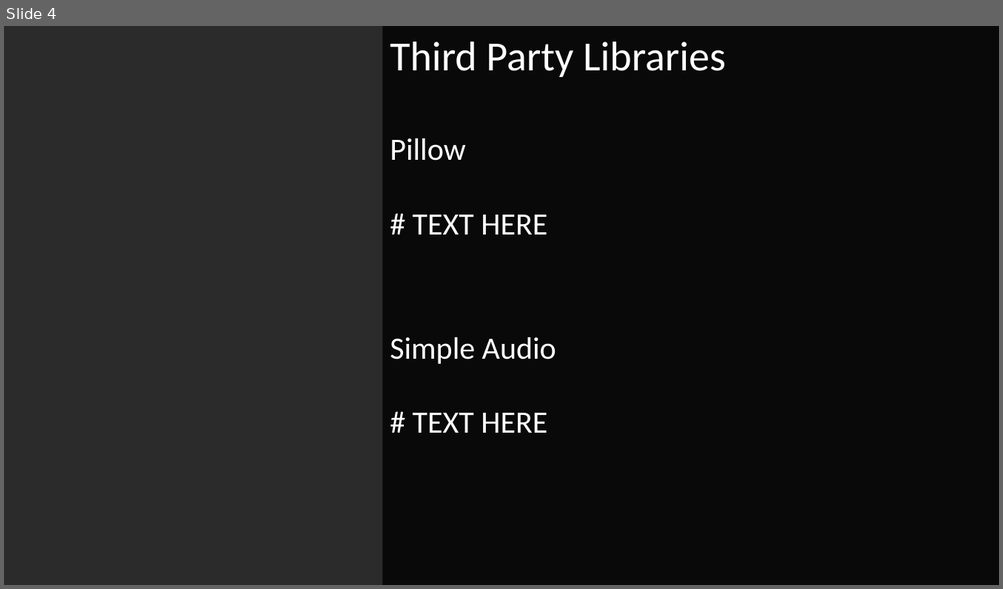
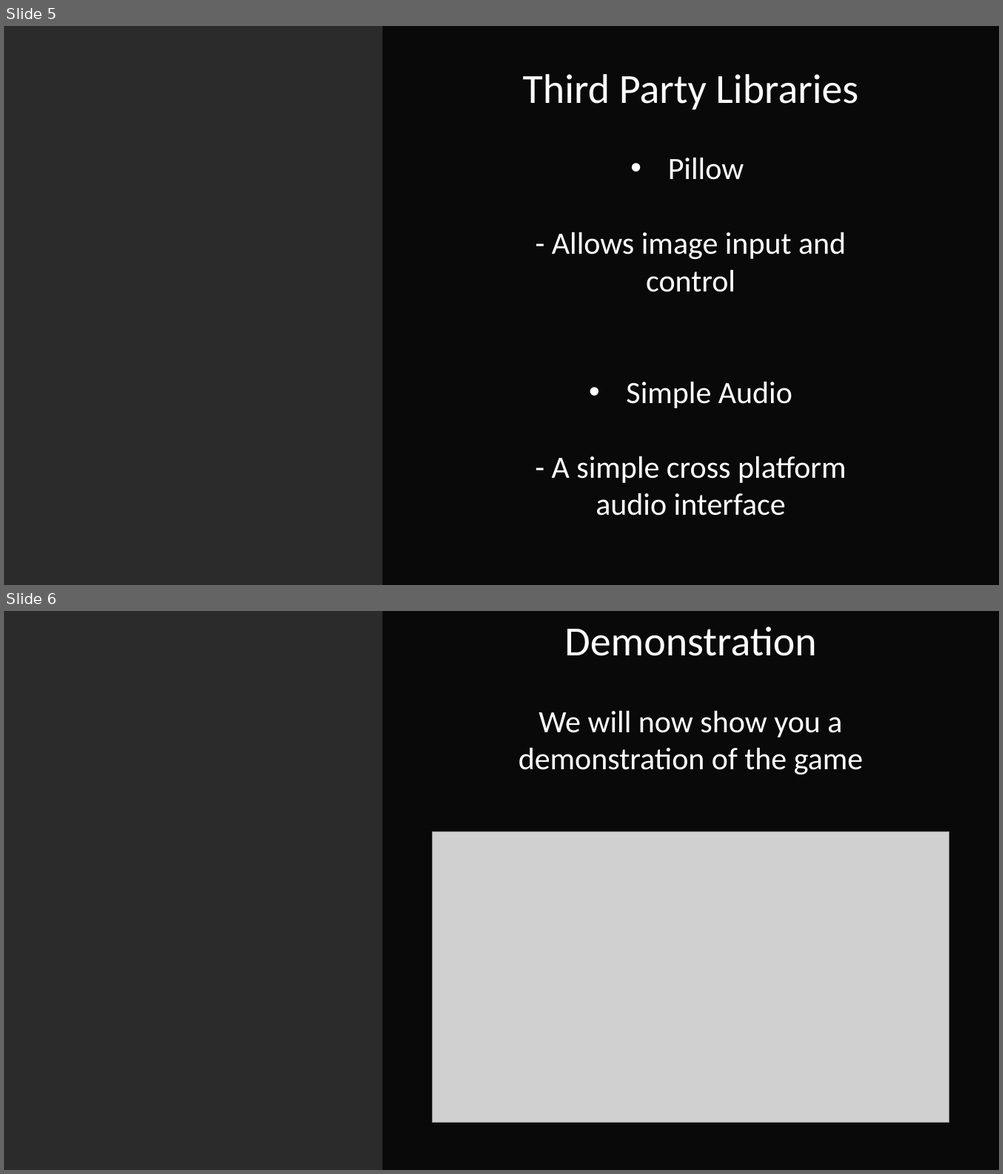
Before and after one commit to JackFurby/teamTextGame, a slide deck: Group Presentation.pptx. Shown one above the other, each under a label of ours: slide 4 before the commit, slides 5 and 6 after it. The pictures are 1003x589 and 1003x1174 pixels, drawn with LibreOffice and Linux fonts; fonts in the diff are those of the drawing; grey boxes stand for pictures; background and template pictures are left out; a plain dark background stands for a picture behind light text. Boxes give left, top, right and bottom in pixels: in the first picture for what was removed or moved away, otherwise in the second. Text is boxed around its words. In the diff, an @@ line names an element or a change of style, - is before the commit and + after.

Commit message:
Draft 2
Some updates to the power point. Will finalise tomorrow before presentation.

```diff
--- a/Group Presentation.pptx
+++ b/Group Presentation.pptx
@@ slide 6 added at (x1=4, y1=611, x2=999, y2=1170), background picture (left out) @@
@@ rectangle added at (x1=382, y1=611, x2=999, y2=1170), fill #000000 at 78% opacity @@
@@ text added at (x1=518, y1=627, x2=863, y2=775), 30 pt, text #FFFFFF @@
+Demonstration
+We will now show you a demonstration of the game
@@ picture added at (x1=432, y1=832, x2=949, y2=1123) @@
@@ what was slide 4 is now slide 5 @@
@@ slide 5 changed as well @@
@@ text "Third Party Libraries" moved from (x1=390, y1=42, x2=726, y2=433) to (x1=523, y1=74, x2=858, y2=516) @@
@@ text at (x1=523, y1=74, x2=858, y2=409): alignment left to centre; bullet none to • @@
@@ text at (x1=552, y1=232, x2=845, y2=292): text changed @@
-# TEXT HERE
+- Allows image input and control
@@ text at (x1=552, y1=457, x2=845, y2=516): text changed @@
-# TEXT HERE
+- A simple cross platform audio interface
```
Also in this commit, not shown: 2 other slides changed, 3 other slides added, 3 slides removed.
